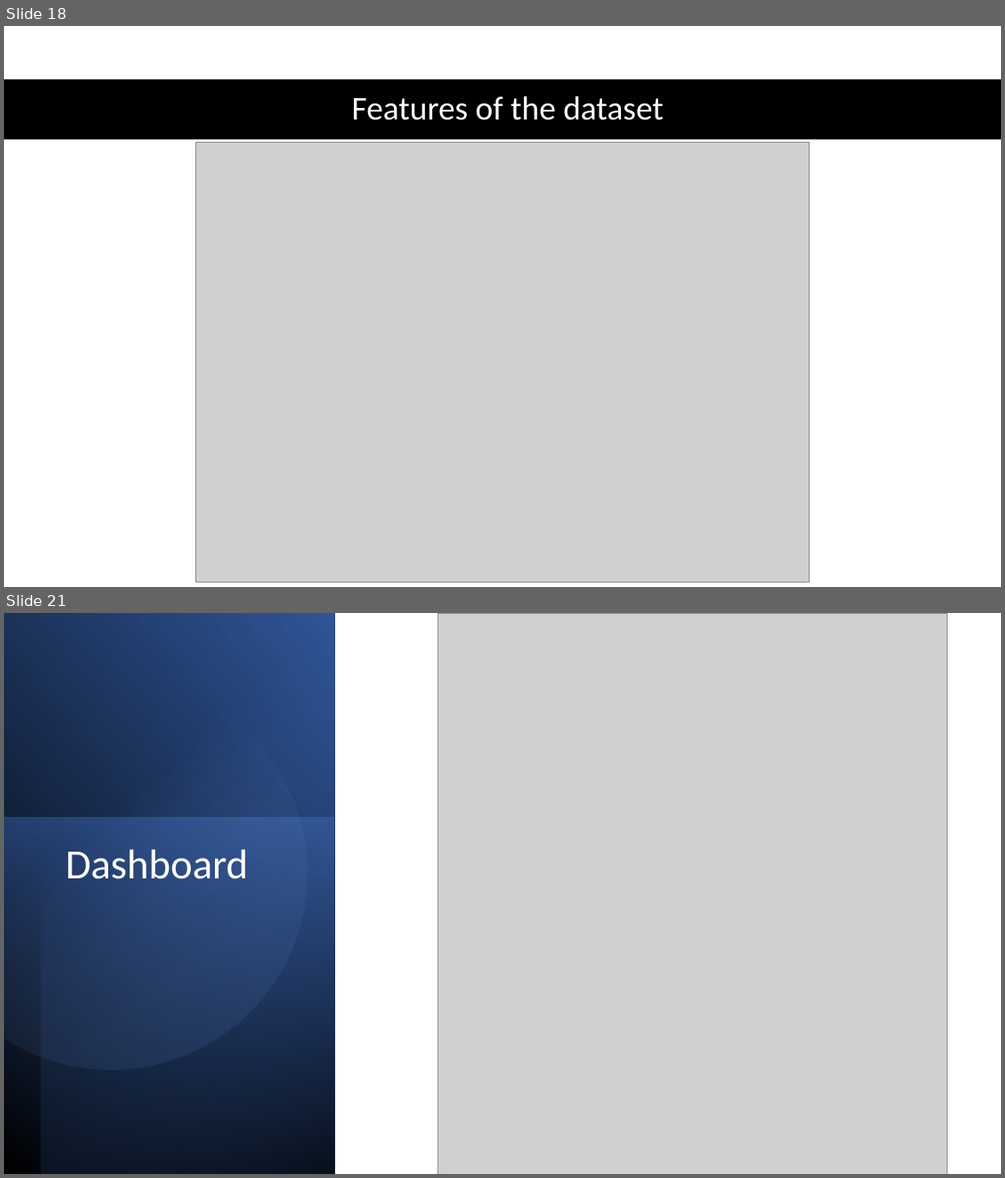
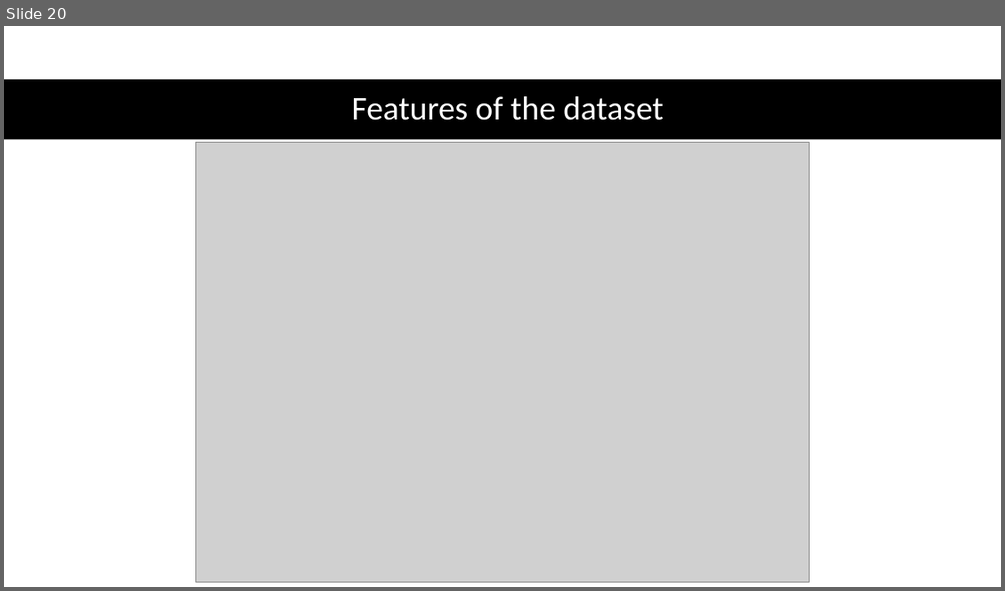
Before and after one commit to tamjid-ahsan/capstone_customer_churn, a slide deck: presentation.pptx. Shown one above the other, each under a label of ours: slides 18 and 21 before the commit, slide 20 after it; the slides between them are not shown. The pictures are 1005x1178 and 1005x591 pixels, drawn with LibreOffice and Linux fonts; fonts in the diff are those of the drawing; grey boxes stand for pictures. Boxes give left, top, right and bottom in pixels: in the first picture for what was removed or moved away, otherwise in the second. Text is boxed around its words. In the diff, an @@ line names an element or a change of style, - is before the commit and + after.

```diff
--- a/presentation.pptx
+++ b/presentation.pptx
@@ slide 21 removed at bbox=[4, 613, 1001, 1174], background #FFFFFF @@
@@ rectangle removed at bbox=[4, 613, 334, 1174] @@
@@ rectangle removed at bbox=[41, 613, 334, 1174] @@
@@ picture removed at bbox=[438, 613, 947, 1174] @@
@@ freeform shape removed at bbox=[4, 652, 342, 1104] @@
@@ rectangle removed at bbox=[4, 818, 334, 1174] @@
@@ title removed at bbox=[65, 849, 248, 879] @@
-Dashboard
@@ what was slide 18 is now slide 20 @@
```
Also in this commit, not shown: 11 slides changed, 2 slides added, 12 other files.
